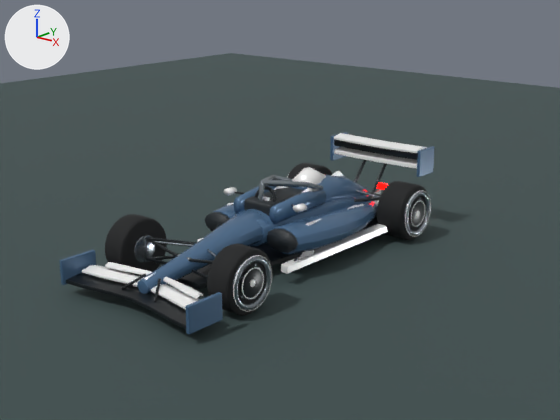
What one commit did to the Blender file assets/vehicles/formula_red_bull/formula_red_bull.blend.
Before and after are seen from the file's camera 'PREVIEW_camera'. Lighting does not change. The marker at upper left points along +X, +Y and +Z. The picture after the commit comes second.
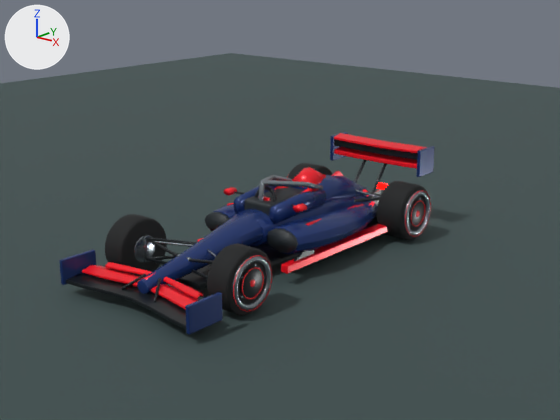
Boxes [x1, y1, x2, y2] around the edits, measured in the pictures (560 x 420 px):
'needle_nose', recoloured (blue to dark blue)
    both: [137, 210, 269, 294]
'sidepod_+1', recoloured (blue to dark blue)
    both: [270, 201, 377, 254]
'floor_edge_right', recoloured (white to red)
    both: [281, 224, 388, 274]
'front_wing_color_plane', recoloured (white to red)
    both: [82, 265, 201, 310]
'front_endplate_+1', recoloured (blue to dark blue)
    both: [186, 292, 223, 334]
'monocoque', recoloured
    both: [231, 195, 369, 247]
'cockpit_rail_+1', recoloured (blue to dark blue)
    both: [269, 189, 326, 224]
'engine_cover', recoloured (blue to dark blue)
    both: [293, 175, 368, 202]
'front_endplate_-1', recoloured (darker)
    both: [59, 249, 96, 285]
'rear_wing_lower', recoloured (white to red)
    both: [334, 147, 417, 169]
'rear_wing_flap', recoloured (white to red)
    both: [334, 133, 427, 153]
'front_wing_upper_flap', recoloured (white to red)
    both: [105, 262, 203, 299]
'rear_endplate_+1', recoloured (blue to dark blue)
    both: [417, 146, 435, 177]
'airbox', recoloured (white to red)
    both: [292, 167, 326, 184]
'cockpit_rail_-1', recoloured (blue to dark blue)
    both: [233, 186, 276, 214]
'rear_endplate_-1', recoloured (blue to dark blue)
    both: [330, 132, 348, 161]
'sidepod_-1', recoloured (blue to dark blue)
    both: [213, 204, 236, 218]
'wheel_FR_aqua_ring', recoloured
    both: [242, 267, 264, 299]
'mirror_+1', recoloured
    both: [293, 203, 307, 213]
'mirror_-1', recoloured
    both: [223, 187, 237, 196]
'wheel_RR_aqua_ring', recoloured
    both: [411, 200, 425, 227]
'sidepod_stripe_+1', recoloured
    both: [306, 204, 364, 226]
'engine_shark_fin', recoloured
    both: [331, 171, 344, 176]
'wheel_FR_center_lock', recoloured
    both: [250, 279, 256, 287]
'headrest_+1', recoloured
    both: [302, 188, 316, 193]
'headrest_-1', recoloured
    both: [275, 186, 287, 190]
'nose_spear', recoloured
    both: [144, 272, 156, 280]

What changed in the scene script:
```text
Change mat_red_bull_secondary:
    mat_red_bull_secondary.base_color: (0.957, 0.957, 0.949) -> (0.902, 0.00784, 0.0196)  # white #fafaf9 -> red #f41626
Change mat_red_bull_paint:
    mat_red_bull_paint.base_color: (0.0784, 0.161, 0.282) -> (0.0118, 0.0353, 0.161)  # blue #4f7091 -> dark blue #1c3570
Change mat_red_bull_accent:
    mat_red_bull_accent.base_color: (0.957, 0.957, 0.949) -> (0.902, 0.00784, 0.0196)  # white #fafaf9 -> red #f41626
```
